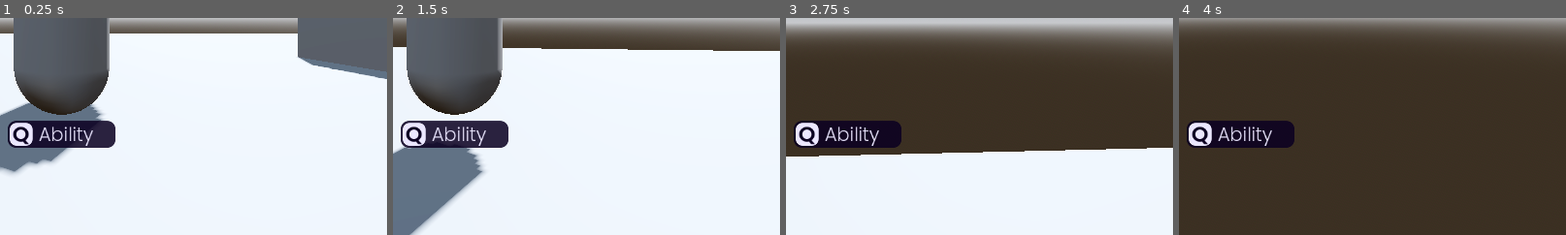
Above: before the commit, frames 1-4 (left to right).
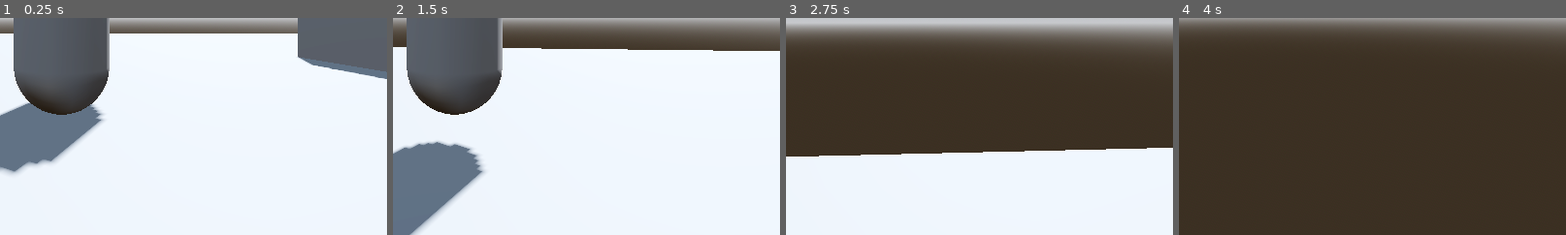
Above: after the commit, the same moments.

Repository: CrispyMD/Escape-The-Establishment
Game: Godot game, scene res://scenes/main_level.tscn
Same seed, same stepped clock (60 frames per second), same inputs: the game is played once before the commit and once after it.
Inputs (mouse positions are % of the whole screen's width and height, from its top left):
- Up to frame 1 (0.25 s): no input
- Up to frame 2 (1.5 s): tap Enter at 0.5 s; move the mouse to (55, 50) at 0.52 s; hold W (forward) from 0.53 s (still down); tap Q (ability) at 0.6, 1.35 s; tap Space (jump) at 0.77 s; move the mouse to (45, 50) at 1.27 s
- Up to frame 3 (2.75 s): keep holding W (forward); tap Space (jump) at 1.52 s; move the mouse to (52, 48) at 2.02 s; tap E (switch_pov) at 2.1 s; tap Q (ability) at 2.3 s
- Up to frame 4 (4 s): keep holding W (forward); move the mouse to (49, 52) at 2.77 s; tap Q (ability) at 2.85, 3.6 s; tap Space (jump) at 3.02, 3.5, 3.77 s; move the mouse to (57, 51) at 3.52 s
The pictures show only the part of the screen within x 42-92%, y 50-100%; the shares and areas given below are measured in that part.

The runs differ from the first frame. In frame 1, 3.4% of the frame differs, in the area x 2-30%, y 47-60%; in frame 2, 3.1%; in frame 3, 3.4%; in frame 4, 3.4%.

Commit message:
Added ability UI modularity, made autofitting text size (painful)

Diff:
--- a/Escape The Establishment/scenes/character.tscn
+++ b/Escape The Establishment/scenes/character.tscn
@@ -1,7 +1,8 @@
-[gd_scene load_steps=11 format=3 uid="uid://bte1j3ynvf0re"]
+[gd_scene load_steps=12 format=3 uid="uid://bte1j3ynvf0re"]
 
 [ext_resource type="Script" path="res://scripts/character_script.gd" id="1_vew7i"]
 [ext_resource type="FontFile" uid="uid://bued63pcmgjnq" path="res://assets/Poppins-SemiBold.ttf" id="2_mr3gc"]
+[ext_resource type="Script" path="res://scripts/ability_ui.gd" id="2_njcvc"]
 [ext_resource type="FontFile" uid="uid://b1fkbwbmmjphq" path="res://assets/Poppins-Light.ttf" id="3_ypbdt"]
 
 [sub_resource type="CapsuleMesh" id="CapsuleMesh_35hl4"]
@@ -32,12 +33,14 @@
 font_color = Color(0.0431373, 0, 0.129412, 1)
 
 [sub_resource type="LabelSettings" id="LabelSettings_qaaxn"]
+line_spacing = 0.1
 font = ExtResource("3_ypbdt")
 font_size = 28
 font_color = Color(0.921569, 0.905882, 1, 1)
 outline_color = Color(0.921569, 0.905882, 1, 1)
 
 [node name="Character" type="CharacterBody3D"]
+collision_layer = 3
 script = ExtResource("1_vew7i")
 
 [node name="MeshInstance3D" type="MeshInstance3D" parent="."]
@@ -63,6 +66,7 @@
 [node name="AbilityTimer" type="Timer" parent="."]
 
 [node name="AbilityUI" type="Control" parent="."]
+visible = false
 layout_mode = 3
 anchors_preset = 15
 anchor_right = 1.0
@@ -71,6 +75,7 @@
 grow_vertical = 2
 mouse_filter = 2
 mouse_force_pass_scroll_events = false
+script = ExtResource("2_njcvc")
 
 [node name="BackgroundPanel" type="Panel" parent="AbilityUI"]
 layout_mode = 1
@@ -122,6 +127,30 @@
 horizontal_alignment = 1
 vertical_alignment = 1
 
+[node name="VBoxContainer" type="VBoxContainer" parent="AbilityUI/BackgroundPanel"]
+visible = false
+layout_mode = 1
+anchors_preset = 6
+anchor_left = 1.0
+anchor_top = 0.5
+anchor_right = 1.0
+anchor_bottom = 0.5
+offset_left = -115.0
+offset_top = -20.0
+offset_bottom = 20.0
+grow_horizontal = 0
+grow_vertical = 2
+
+[node name="StupidFUckingRichLabelOrSOmeSHit" type="RichTextLabel" parent="AbilityUI/BackgroundPanel/VBoxContainer"]
+layout_mode = 2
+mouse_filter = 2
+theme_override_colors/default_color = Color(0.921569, 0.905882, 1, 1)
+theme_override_fonts/normal_font = ExtResource("3_ypbdt")
+theme_override_font_sizes/normal_font_size = 28
+text = "Ability ewe"
+fit_content = true
+scroll_active = false
+
 [node name="AbilityText" type="Label" parent="AbilityUI/BackgroundPanel"]
 layout_mode = 1
 anchors_preset = 6
@@ -137,3 +166,4 @@
 text = "Ability"
 label_settings = SubResource("LabelSettings_qaaxn")
 vertical_alignment = 1
+autowrap_mode = 1
--- a/Escape The Establishment/scenes/computer.tscn
+++ b/Escape The Establishment/scenes/computer.tscn
@@ -1,5 +1,6 @@
-[gd_scene load_steps=6 format=3 uid="uid://bro1jq2gxhirb"]
+[gd_scene load_steps=8 format=3 uid="uid://bro1jq2gxhirb"]
 
+[ext_resource type="Script" path="res://scripts/computer.gd" id="1_8ojk8"]
 [ext_resource type="PackedScene" uid="uid://rooi3kt4fig" path="res://assets/computer.glb" id="1_gxfcd"]
 
 [sub_resource type="BoxShape3D" id="BoxShape3D_718ga"]
@@ -9,12 +10,16 @@
 size = Vector3(2.67419, 1.37085, 4.06104)
 
 [sub_resource type="BoxShape3D" id="BoxShape3D_qwtf7"]
-size = Vector3(2.39954, 2.59192, 1.33911)
+size = Vector3(2.39954, 1.87625, 1.33911)
 
 [sub_resource type="BoxShape3D" id="BoxShape3D_yoowl"]
-size = Vector3(1.43347, 2.55609, 2.04797)
+size = Vector3(1.43347, 1.79625, 2.04797)
+
+[sub_resource type="BoxShape3D" id="BoxShape3D_ro3oh"]
+size = Vector3(2.03461, 1.86412, 1.30396)
 
 [node name="Computer" type="StaticBody3D"]
+script = ExtResource("1_8ojk8")
 
 [node name="computer" parent="." instance=ExtResource("1_gxfcd")]
 transform = Transform3D(1, 0, 0, 0, 1, 0, 0, 0, 1, 0.221, 1.12624, 0.075)
@@ -28,15 +33,19 @@
 shape = SubResource("BoxShape3D_pjljr")
 
 [node name="HackAreas" type="Area3D" parent="."]
-
-[node name="CollisionShape3D3" type="CollisionShape3D" parent="HackAreas"]
-transform = Transform3D(1, 0, 0, 0, 1, 0, 0, 0, 1, 0.259433, 0.750589, 1.75062)
-shape = SubResource("BoxShape3D_qwtf7")
+collision_mask = 2
 
 [node name="CollisionShape3D" type="CollisionShape3D" parent="HackAreas"]
-transform = Transform3D(1, 0, 0, 0, 1, 0, 0, 0, 1, 0.294861, 0.795959, -1.96079)
+transform = Transform3D(1, 0, 0, 0, 1, 0, 0, 0, 1, 0.294861, 1.15379, -1.96079)
 shape = SubResource("BoxShape3D_qwtf7")
 
 [node name="CollisionShape3D2" type="CollisionShape3D" parent="HackAreas"]
-transform = Transform3D(1, 0, 0, 0, 1, 0, 0, 0, 1, -0.932312, 0.778046, 0.0415649)
+transform = Transform3D(1, 0, 0, 0, 1, 0, 0, 0, 1, -0.932312, 1.15797, 0.0415649)
 shape = SubResource("BoxShape3D_yoowl")
+
+[node name="CollisionShape3D3" type="CollisionShape3D" parent="HackAreas"]
+transform = Transform3D(1, 0, 0, 0, 1, 0, 0, 0, 1, 0.226482, 1.21969, 1.79544)
+shape = SubResource("BoxShape3D_ro3oh")
+
+[connection signal="body_entered" from="HackAreas" to="." method="_on_hack_areas_body_entered"]
+[connection signal="body_exited" from="HackAreas" to="." method="_on_hack_areas_body_exited"]
--- /dev/null
+++ b/Escape The Establishment/scripts/ability_ui.gd
@@ -0,0 +1,35 @@
+extends Control
+
+@onready var letter = $BackgroundPanel/GodotIsStupidIHateIt/LetterBackgroundPanel/AbilityLetter
+@onready var text = $BackgroundPanel/AbilityText
+var basefontsize = 28
+# Called when the node enters the scene tree for the first time.
+func _ready():
+	pass # Replace with function body.
+
+
+# Called every frame. 'delta' is the elapsed time since the previous frame.
+func _process(delta):
+	pass
+
+
+func display_hack():
+	text.get_label_settings().font_size = basefontsize
+	letter.text = "E"
+	text.text = "Hack"
+
+func display_ability(ability_name: String):
+	text.get_label_settings().font_size = basefontsize
+	match ability_name.to_lower():
+		"Runner":
+			letter.text = "Q"
+			text.text = "RunnnrernuLOSal"
+		_:
+			letter.text = "L"
+			text.text = "oOOOPS!!"
+	fix_text_size()
+
+func fix_text_size():
+	while text.get_line_count() > 1:
+		text.get_label_settings().font_size = text.get_label_settings().font_size - 1
+	#kill me pleaes this took way too long i hate godot ioajickltadnfka,
--- /dev/null
+++ b/Escape The Establishment/scripts/computer.gd
@@ -0,0 +1,21 @@
+extends StaticBody3D
+
+
+# Called when the node enters the scene tree for the first time.
+func _ready():
+	pass # Replace with function body.
+
+
+# Called every frame. 'delta' is the elapsed time since the previous frame.
+func _process(delta):
+	pass
+
+
+func _on_hack_areas_body_entered(body):
+	body.get_node("AbilityUI").visible = true
+	body.get_node("AbilityUI").display_hack()
+	#body.get_node("AbilityUI").display_ability("s")
+
+
+func _on_hack_areas_body_exited(body):
+	body.get_node("AbilityUI").visible = false
